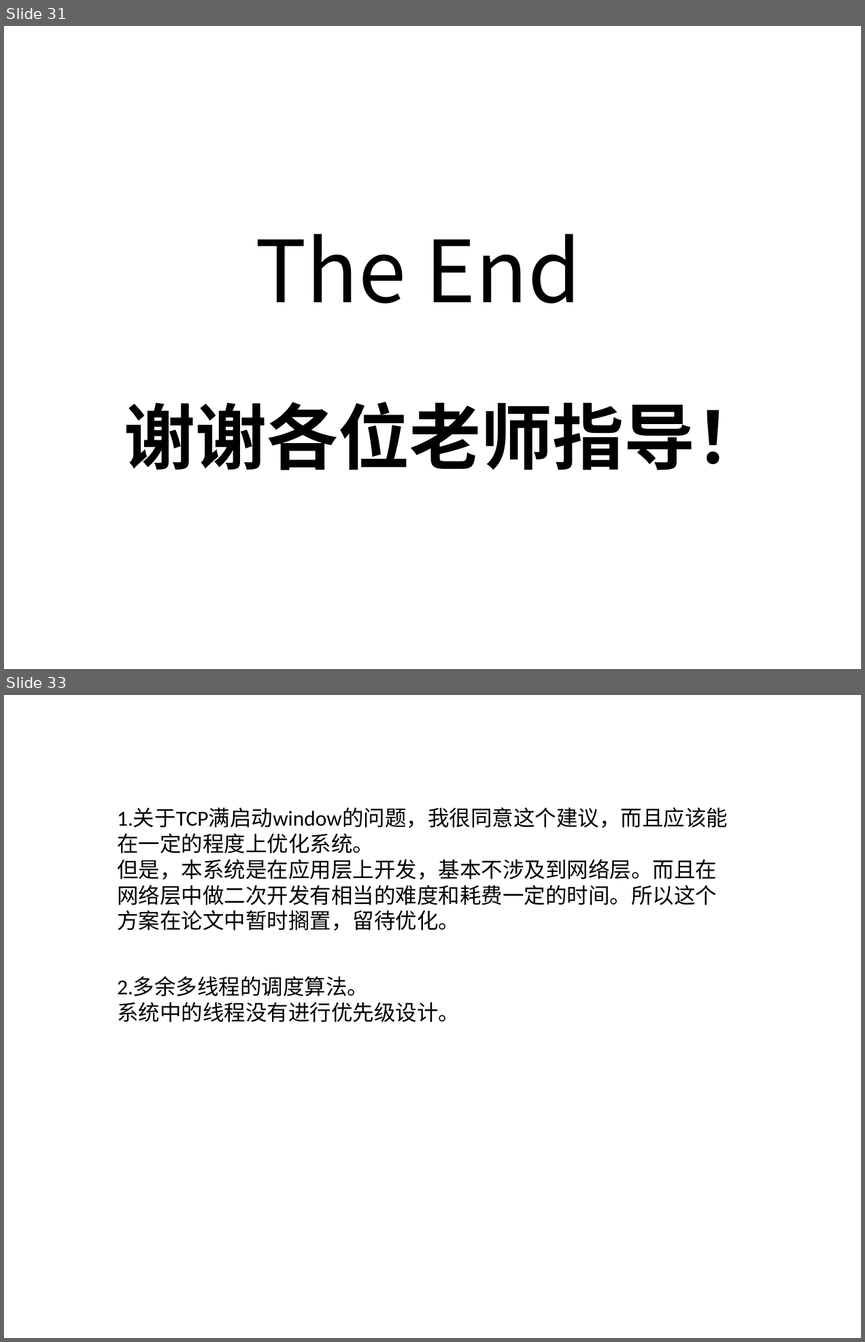
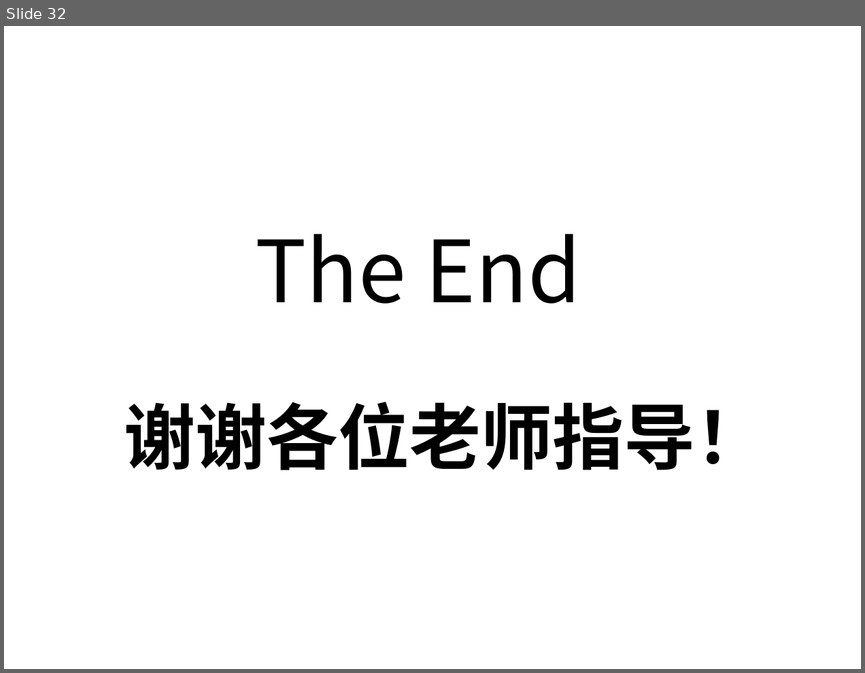
Before and after one commit to chenqinb/thesis2, a slide deck: PPT/陈钦波答辩ppt.pptx. Shown one above the other, each under a label of ours: slides 31 and 33 before the commit, slide 32 after it; the slides between them are not shown. The pictures are 865x1342 and 865x673 pixels, drawn with LibreOffice and Linux fonts; fonts in the diff are those of the drawing; background and template pictures are left out. Boxes give left, top, right and bottom in pixels: in the first picture for what was removed or moved away, otherwise in the second. Text is boxed around its words. In the diff, an @@ line names an element or a change of style, - is before the commit and + after.

```diff
--- a/PPT/陈钦波答辩ppt.pptx
+++ b/PPT/陈钦波答辩ppt.pptx
@@ slide 33 removed at [4, 695, 861, 1338], background picture (left out) @@
@@ text removed at [117, 808, 728, 930] @@
-1.关于TCP满启动window的问题，我很同意这个建议，而且应该能在一定的程度上优化系统。
-但是，本系统是在应用层上开发，基本不涉及到网络层。而且在网络层中做二次开发有相当的难度和耗费一定的时间。所以这个方案在论文中暂时搁置，留待优化。
@@ text removed at [117, 977, 460, 1022] @@
-2.多余多线程的调度算法。
-系统中的线程没有进行优先级设计。
@@ what was slide 31 is now slide 32 @@
```
Also in this commit, not shown: 18 slides changed, 12 slides added, 12 other slides removed, 5 other files.
